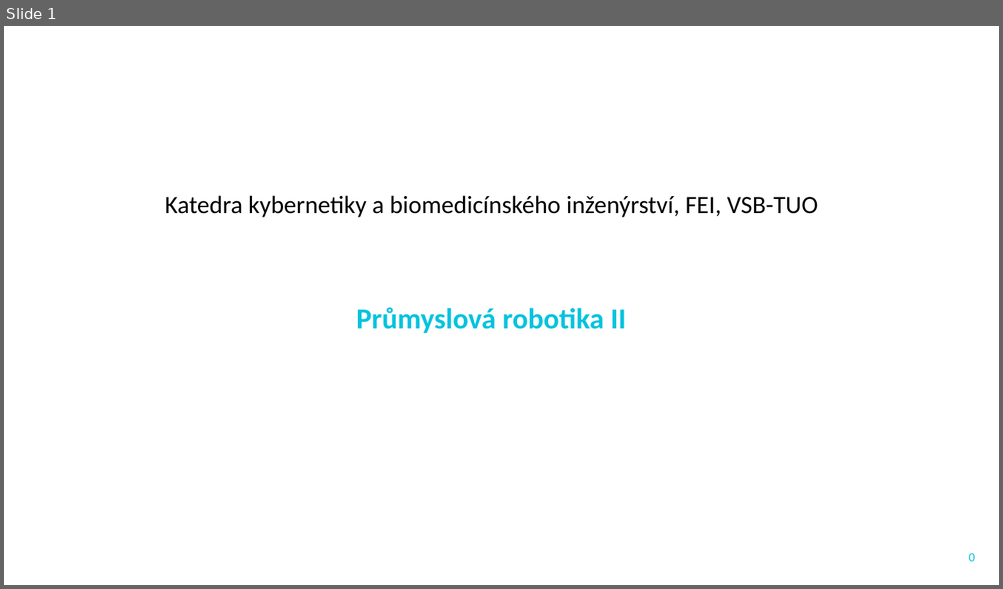
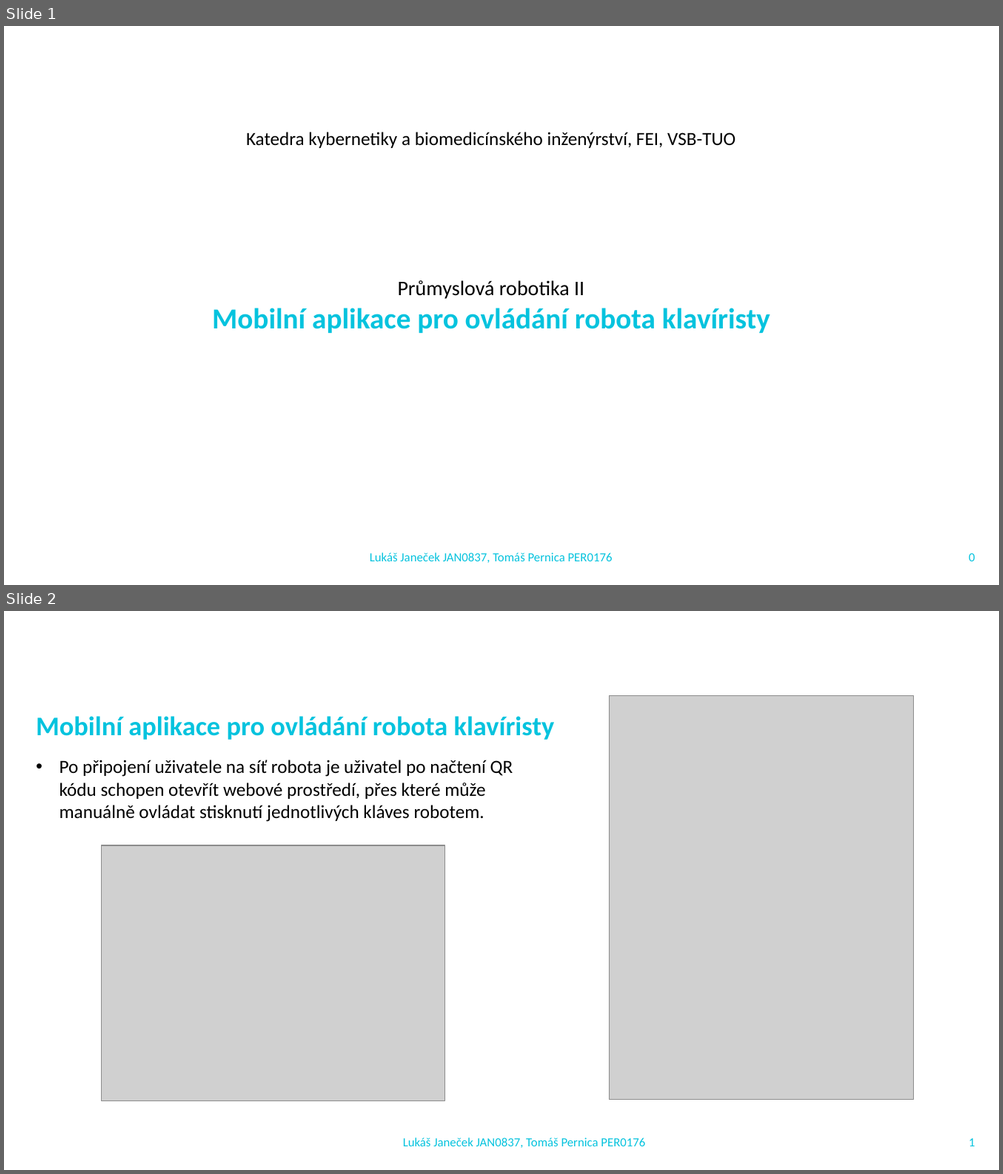
Before and after one commit to LukiJanecek/AdvancedPianistRobot, a slide deck: Dokumentace/JAN0837_PER0176_PRII.pptx. Shown one above the other, each under a label of ours: slide 1 before the commit, slides 1 and 2 after it. The pictures are 1003x589 and 1003x1174 pixels, drawn with LibreOffice and Linux fonts; fonts in the diff are those of the drawing; grey boxes stand for pictures; background and template pictures are left out. Boxes give left, top, right and bottom in pixels: in the first picture for what was removed or moved away, otherwise in the second. Text is boxed around its words. In the diff, an @@ line names an element or a change of style, - is before the commit and + after.

```diff
--- a/Dokumentace/JAN0837_PER0176_PRII.pptx
+++ b/Dokumentace/JAN0837_PER0176_PRII.pptx
@@ slide 2 added at <box>4,611,999,1170</box>, background #FFFFFF @@
@@ picture added at <box>609,696,913,1100</box> @@
@@ text added at <box>36,716,555,740</box>, 26 pt, text #05C3DE, bold @@
+Mobilní aplikace pro ovládání robota klavíristy
@@ text added at <box>60,760,513,822</box>, 18 pt, text #000000 @@
+• Po připojení uživatele na síť robota je uživatel po načtení QR kódu schopen otevřít webové prostředí, přes které může manuálně ovládat stisknutí jednotlivých kláves robotem.
@@ picture added at <box>102,846,445,1101</box> @@
@@ text added at <box>403,1138,645,1148</box>, 12 pt, text #05C3DE @@
+Lukáš Janeček JAN0837, Tomáš Pernica PER0176
@@ page number added at <box>968,1139,974,1147</box>, 12 pt, text #05C3DE @@
+1
@@ slide 1 changed as well @@
@@ text "Katedra kybernetiky a biomedicínského inženýrství, ...": place and size @@
-text "Katedra kybernetiky a biomedicínského inženýrství, ..." at <box>165,195,818,218</box>
+text "Katedra kybernetiky a biomedicínského inženýrství, ..." at <box>246,132,735,148</box>
@@ text "Katedra kybernetiky a biomedicínského inženýrství, ..." at <box>246,132,735,148</box>: size 24 to 18 pt @@
@@ text "Průmyslová robotika II": place and size @@
-text "Průmyslová robotika II" at <box>356,307,626,333</box>
+text "Průmyslová robotika II" at <box>212,281,770,333</box>
@@ text at <box>398,281,584,299</box>: size 28 to 20 pt, text colour #05C3DE to #000000, bold off in "Průmyslová robotika II" @@
@@ text at <box>212,308,770,333</box>: paragraph added @@
+Mobilní aplikace pro ovládání robota klavíristy
@@ text added at <box>370,553,612,563</box>, 12 pt, text #05C3DE @@
+Lukáš Janeček JAN0837, Tomáš Pernica PER0176
```
Also in this commit, not shown: 7 other slides added, 2 slides removed, 7 other files.
